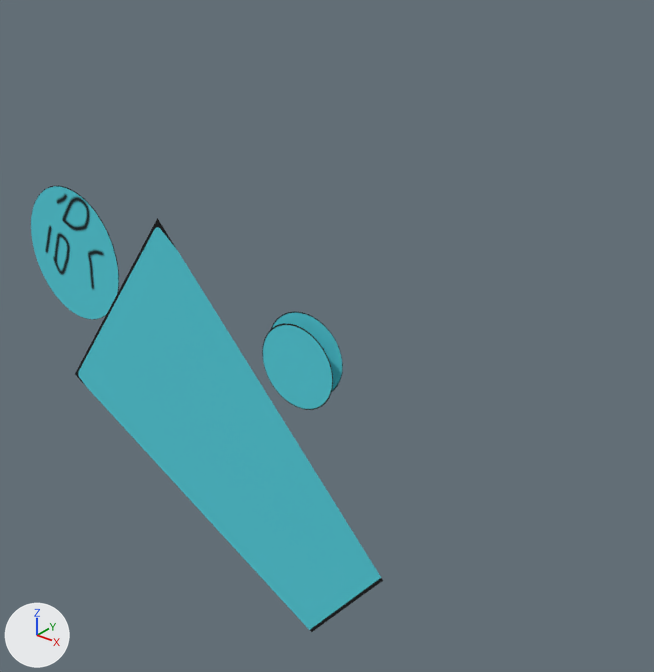
An edit to the FBX model Assets/Sprites/Shooter/shooter.fbx, drawn before and after from the same camera.
Both versions are drawn from a 50 mm camera at (2.31, -3.05, 3.5) aimed at (-0.35, 0.27, 1.44). The axes (+X, +Y, +Z) are drawn at lower left. The lights are the same throughout. The first picture is the older version.

The scene before the commit, as lines of its bpy script (objects in view):
```python
me_圆环_001 = bpy.data.meshes.new('圆环.001')
me_圆环_001.from_pydata(...)  # 33 vertices, 32 faces; spans x -1.0..1.0, y -1.0..1.0, z 0.0
me_圆环_001.materials.append(mat_head)  # picture img_head1_png
me_圆环_002 = bpy.data.meshes.new('圆环.002')
me_圆环_002.from_pydata(...)  # 33 vertices, 32 faces; spans x -1.0..1.0, y -1.0..1.0, z 0.0
me_圆环_002.materials.append(mat_hand)  # picture img_hand1_png
me_圆环_003 = bpy.data.meshes.new('圆环.003')
me_圆环_003.from_pydata(...)  # 33 vertices, 32 faces; spans x -1.0..1.0, y -1.0..1.0, z 0.0
me_圆环_003.materials.append(mat_hand)  # picture img_hand1_png
me_平面_004 = bpy.data.meshes.new('平面.004')
me_平面_004.from_pydata(...)  # 4 vertices, 1 face; spans x -1.0..1.0, y -1.0..1.0, z 0.0
me_平面_004.materials.append(mat_body)  # picture img_body1_png
ob_body = bpy.data.objects.new('Body', me_平面_004)
ob_body.location = (-0.879, 0.0, 0.662)
ob_body.rotation_euler = (1.571, -0.925, 0.0)  # degrees (90, -53, 0)
ob_body.scale = (0.789, 1.1, 1.0)
ob_hand_l = bpy.data.objects.new('Hand_L', me_圆环_003)
ob_hand_l.location = (-0.333, 0.075, 1.411)
ob_hand_l.rotation_euler = (-1.567, 0.0572, -3.079)  # degrees (-90, 3.3, -176)
ob_hand_l.scale = (0.233, 0.233, 1.0)
ob_hand_r = bpy.data.objects.new('Hand_R', me_圆环_002)
ob_hand_r.location = (-0.323, 0.0, 1.375)
ob_hand_r.rotation_euler = (1.571, -0.357, 0.0)  # degrees (90, -20, 0)
ob_hand_r.scale = (0.233, 0.233, 1.0)
ob_head = bpy.data.objects.new('Head', me_圆环_001)
ob_head.location = (-2.077, 0.0, 1.564)
ob_head.rotation_euler = (1.571, -0.925, 0.0)  # degrees (90, -53, 0)
ob_head.scale = (0.417, 0.417, 1.0)
```
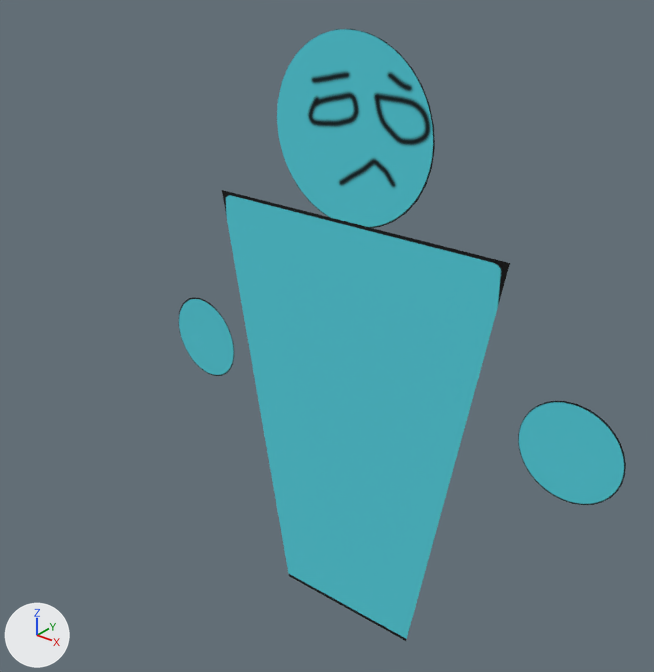
Where the change shows, as pixel boxes [x1, y1, x2, y2] in the pictures (654 x 672 px):
'Body', moved, turned
    before: [75, 218, 383, 632]
    after: [222, 190, 510, 641]
'Head', moved, turned
    before: [31, 185, 119, 320]
    after: [277, 29, 435, 228]
'Hand_R', moved
    before: [262, 323, 333, 410]
    after: [518, 401, 626, 505]

What the commit changed:
Object 'Head' (ob_head) moves from (-2.077, 0.0, 1.564) to (0.0, 0.0, 2.6).
Object 'Head' (ob_head) turns from (90, -53, 0) to (90, 0, 0) degrees about x, y and z.
Object 'Hand_R' (ob_hand_r) moves from (-0.323, 0.0, 1.375) to (1.134, 0.0, 1.459).
Object 'Body' (ob_body) moves from (-0.879, 0.0, 0.662) to (0.0, 0.0, 1.1).
Object 'Body' (ob_body) turns from (90, -53, 0) to (90, 0, 0) degrees about x, y and z.
